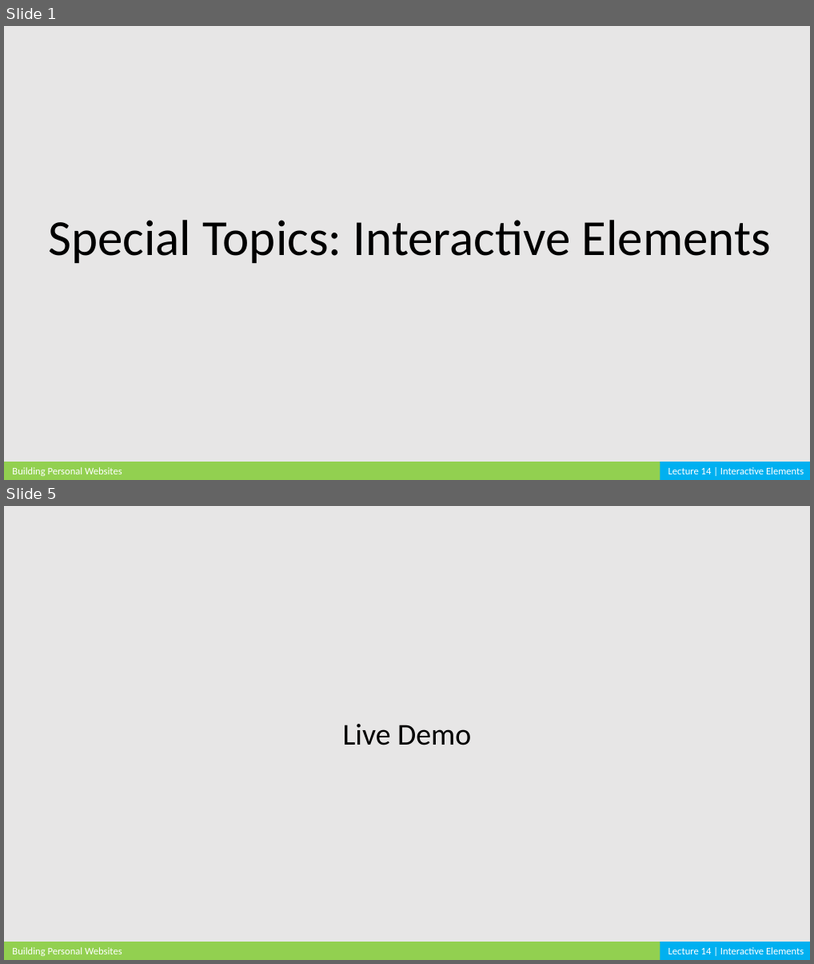
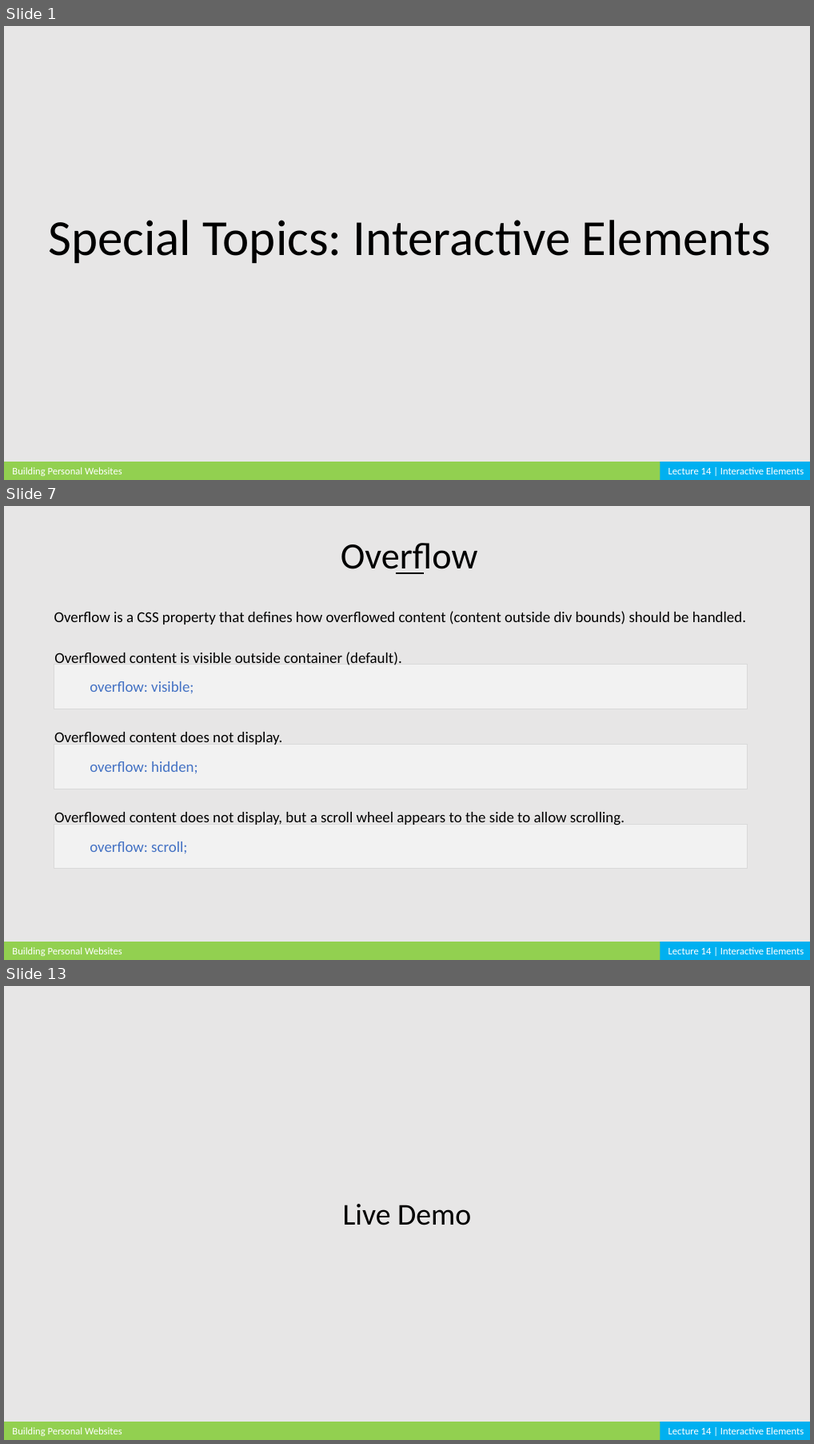
Before and after one commit to cardadfar/stuco_webdev_website, a slide deck: assets/lectures/BPW_Lecture_14.pptx. Shown one above the other, each under a label of ours: slides 1 and 5 before the commit, slides 1, 7 and 13 after it; the slides between them are not shown. The pictures are 814x964 and 814x1444 pixels, drawn with LibreOffice and Linux fonts; fonts in the diff are those of the drawing. Boxes give left, top, right and bottom in pixels: in the first picture for what was removed or moved away, otherwise in the second. Text is boxed around its words. In the diff, an @@ line names an element or a change of style, - is before the commit and + after.

```diff
--- a/assets/lectures/BPW_Lecture_14.pptx
+++ b/assets/lectures/BPW_Lecture_14.pptx
@@ slide 7 added at (4,506,810,960), background #E7E6E6 @@
@@ text added at (341,543,478,574), 44 pt, text #000000 @@
+Overflow
@@ line added from (397, 573) to (424, 573), #000000 2.25 pt @@
@@ text added at (54,611,746,624), 18 pt, text #000000 @@
+Overflow is a CSS property that defines how overflowed content (content outside div bounds) should be handled.
@@ rectangle added at (54,664,747,708), fill #F2F2F2, outline #D9D9D9 0.25 pt, 18 pt, text #4472C4 @@
+  overflow: visible;
@@ text added at (54,652,402,665), 18 pt, text #000000 @@
+Overflowed content is visible outside container (default).
@@ rectangle added at (54,744,747,788), fill #F2F2F2, outline #D9D9D9 0.25 pt, 18 pt, text #4472C4 @@
+  overflow: hidden;
@@ text added at (54,732,283,744), 18 pt, text #000000 @@
+Overflowed content does not display.
@@ text added at (54,812,625,825), 18 pt, text #000000 @@
+Overflowed content does not display, but a scroll wheel appears to the side to allow scrolling.
@@ rectangle added at (54,824,747,868), fill #F2F2F2, outline #D9D9D9 0.25 pt, 18 pt, text #4472C4 @@
+  overflow: scroll;
@@ rectangle added at (4,941,664,960), fill #92D050 @@
@@ text added at (12,947,122,956), 12 pt, text #FFFFFF @@
+Building Personal Websites
@@ rectangle added at (660,941,810,960), fill #00B0F0 @@
@@ text added at (669,947,804,954), 12 pt, text #FFFFFF @@
+Lecture 14 | Interactive Elements
@@ what was slide 5 is now slide 13 @@
```
Also in this commit, not shown: 2 slides changed, 8 other slides added, 1 slide removed, 6 other files.
